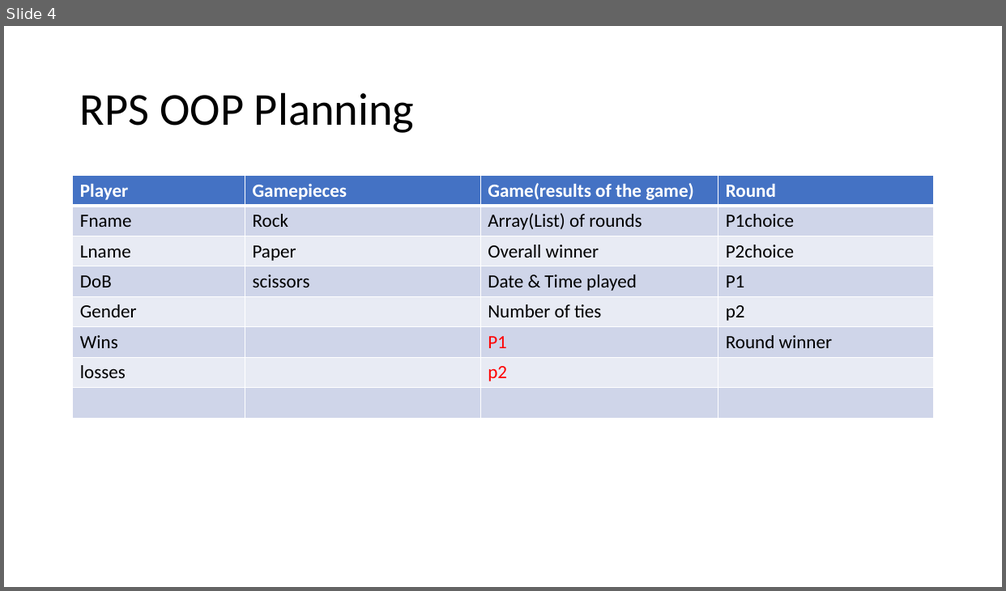
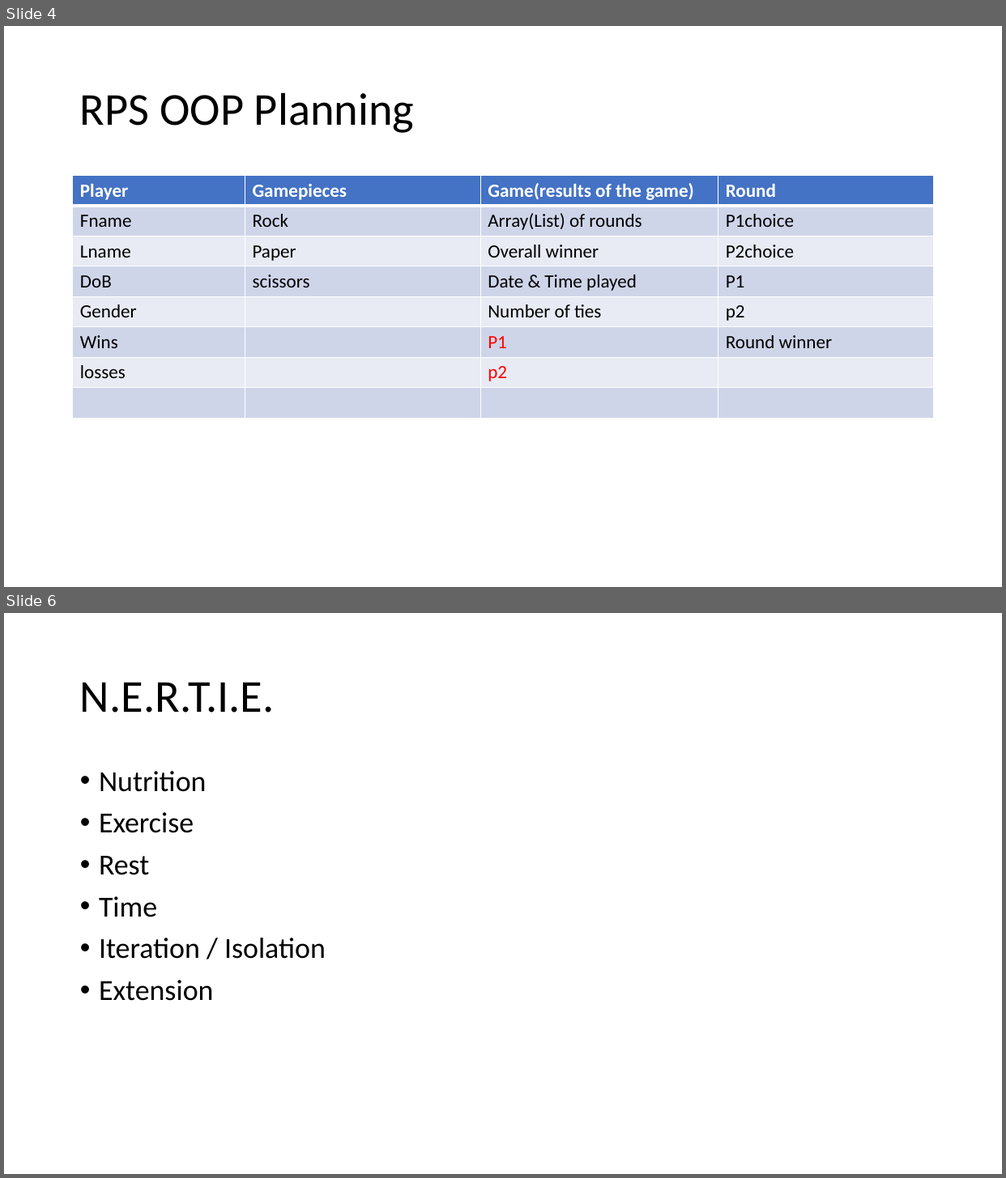
Before and after one commit to 071822-dotnet-ext-batch-org/071822-dotnet-ext-batch-repo, a slide deck: Marks Drawings.pptx. Shown one above the other, each under a label of ours: slide 4 before the commit, slides 4 and 6 after it; the slides between them are not shown. The pictures are 1006x591 and 1006x1178 pixels, drawn with LibreOffice and Linux fonts; fonts in the diff are those of the drawing. Boxes give left, top, right and bottom in pixels: in the first picture for what was removed or moved away, otherwise in the second. Text is boxed around its words. In the diff, an @@ line names an element or a change of style, - is before the commit and + after.

```diff
--- a/Marks Drawings.pptx
+++ b/Marks Drawings.pptx
@@ slide 6 added at [4,613,1002,1174], background #FFFFFF @@
@@ title added at [80,682,275,713], 44 pt, text #000000 @@
+N.E.R.T.I.E.
@@ text added at [99,771,326,1001], 28 pt, text #000000 @@
+• Nutrition
+• Exercise
+• Rest
+• Time
+• Iteration / Isolation
+• Extension
```
Also in this commit, not shown: 1 other file.
